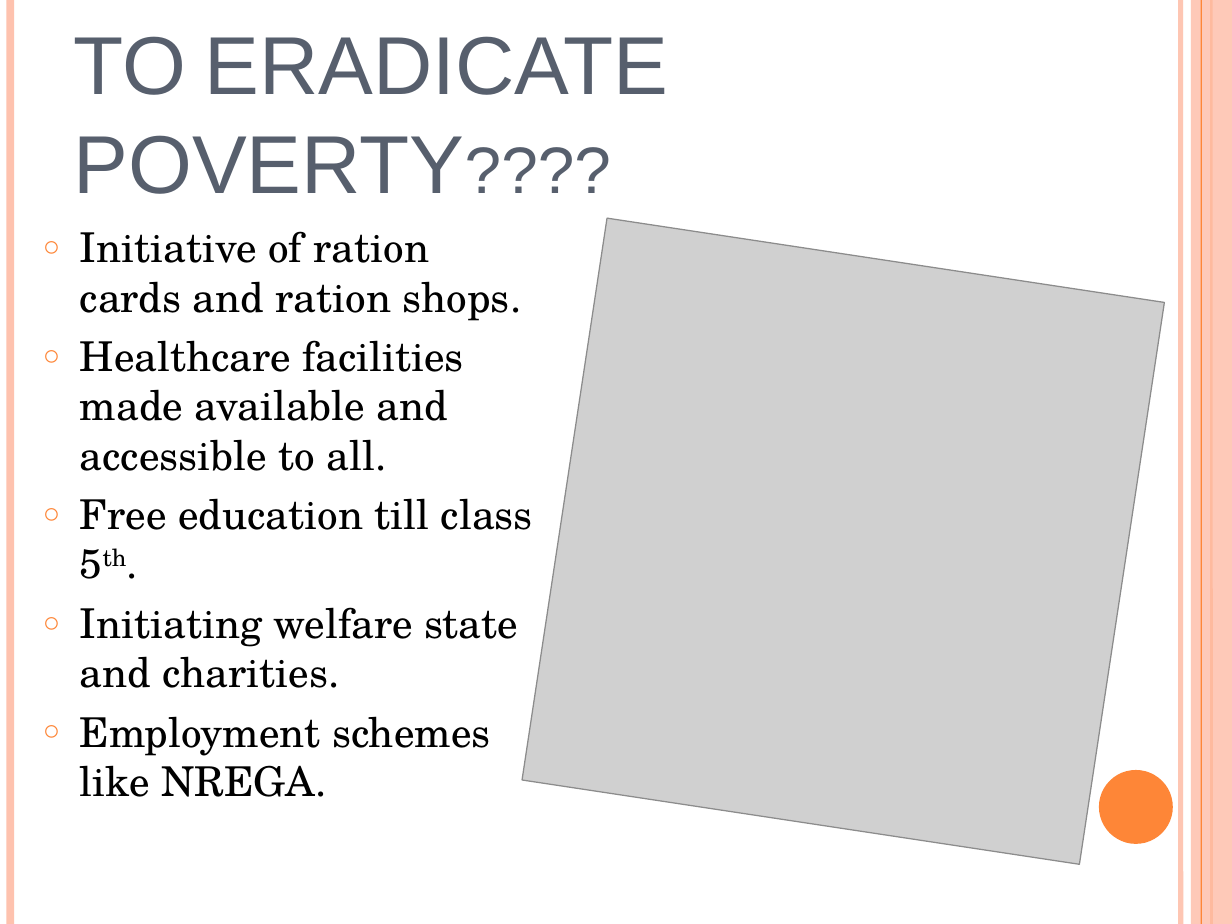
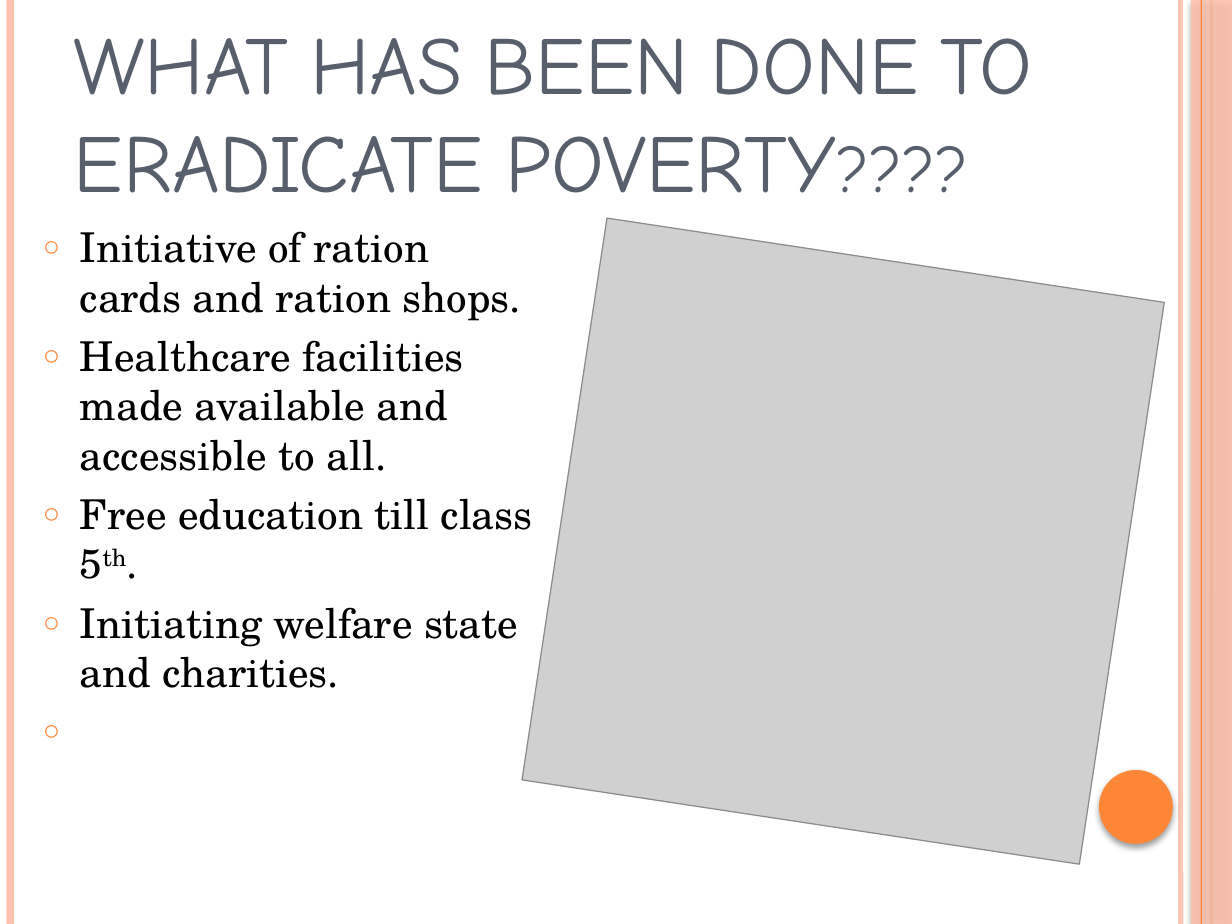
Before and after one commit to ashuche-niya/ashuche-niya.github.io, a slide deck: slide 7 of POVERTY IN INDIA.pptx. Drawn at 1232x924 pixels with LibreOffice and Linux fonts; fonts in the diff are those of the drawing; grey boxes stand for pictures. Boxes give left, top, right and bottom in pixels: in the first picture for what was removed or moved away, otherwise in the second. Text is boxed around its words. In the diff, an @@ line names an element or a change of style, - is before the commit and + after.

```diff
--- a/POVERTY IN INDIA.pptx
+++ b/POVERTY IN INDIA.pptx
@@ rectangle at box(1191, 0, 1232, 924): shadow on @@
@@ text "WHAT HAS BEEN DONE TO ..." at box(74, 38, 1032, 219): font Arial to Comic Neue @@
@@ text at box(80, 716, 490, 797): paragraph removed @@
-○ Employment schemes like NREGA.
@@ ellipse at box(1099, 770, 1173, 844): shadow on @@
```
Also in this commit, not shown: 8 other slides changed.
